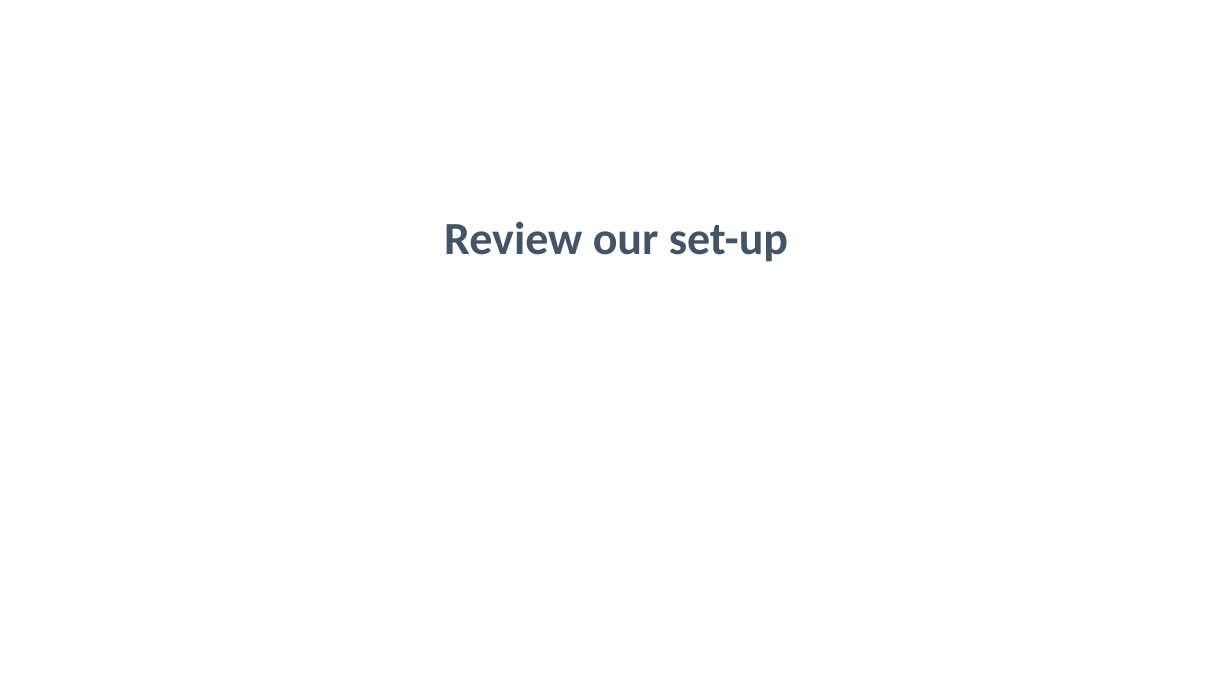
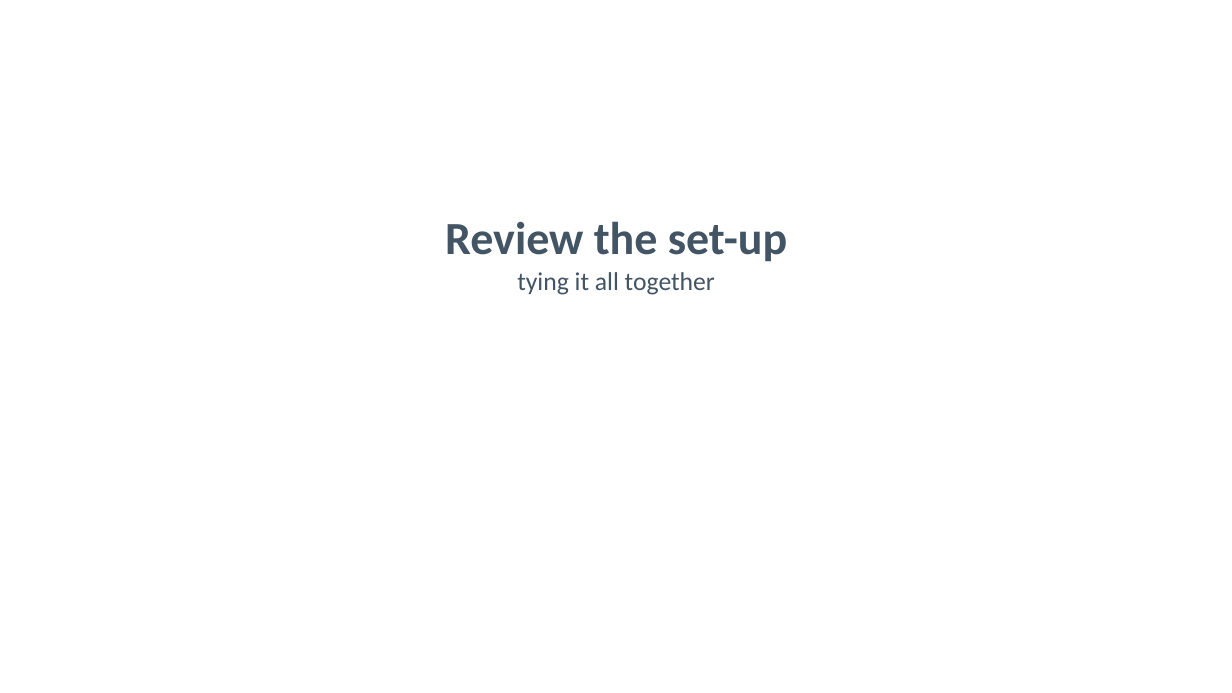
Before and after one commit to nathenharvey/introduction-to-inspec, a slide deck: slide 24 of powerpoint/Continuous-Compliance.pptx. Drawn at 1232x693 pixels with LibreOffice and Linux fonts; fonts in the diff are those of the drawing; background and template pictures are left out. Boxes give left, top, right and bottom in pixels: in the first picture for what was removed or moved away, otherwise in the second. Text is boxed around its words. In the diff, an @@ line names an element or a change of style, - is before the commit and + after.

```diff
--- a/powerpoint/Continuous-Compliance.pptx
+++ b/powerpoint/Continuous-Compliance.pptx
@@ title at (445,221,787,262): text changed @@
-Review our set-up
+Review the set-up
@@ subtitle added at (517,272,715,295), 24 pt, text #435464 @@
+tying it all together
```
Also in this commit, not shown: 3 other slides changed, 3 slides added, 2 slides removed, 3 other files.
